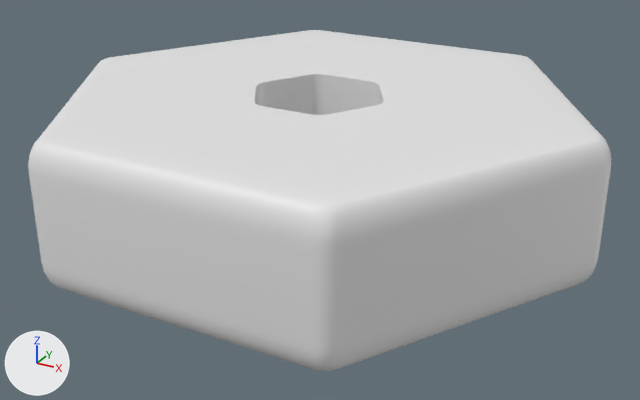
Two versions of the FBX model Assets/StackItUp/Art/Models/Stack5/1.fbx, one commit apart.
One viewpoint serves both versions: a 50 mm camera at (2.14, -3.87, 5.74) aimed at (0.05, -0.07, 3.84). The axes (+X, +Y, +Z) are drawn at lower left. The lights are the same throughout. Vertices at the same position are counted once.
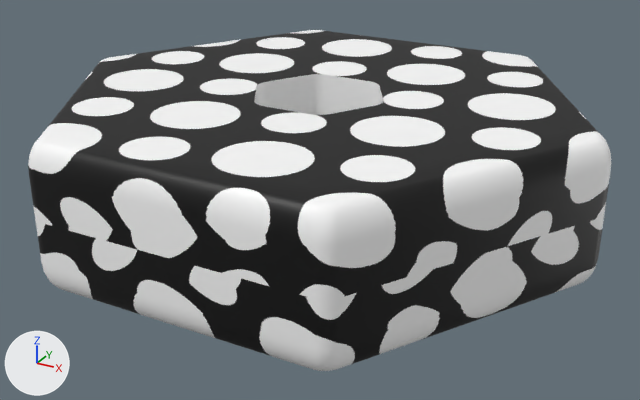
Diff of the bpy script that builds the scene:
```diff
--- a/Assets/StackItUp/Art/Models/Stack5/1.fbx.py
+++ b/Assets/StackItUp/Art/Models/Stack5/1.fbx.py
@@ img_dot_pattern_png @@
+img_dot_pattern_png = load_image('dot-pattern.png', '../../../../Assets/Textures/dot-pattern.png', 1024, 1024, 'sRGB')
@@ mat_material @@
+mat_material = principled_material('Material')
+mat_material.texture = img_dot_pattern_png
@@ me_torus_005 @@
 # used by ob_torus_005; location = (0.0, 0.0, 4.044); rotation_euler = (1.571, 0.0, 0.0), in degrees (90, 0, 0); scale = (0.01, 0.01, 0.01)
-me_torus_005.from_pydata(...)  # 972 vertices, 972 faces; spans x -149.0..149.0, y -37.0..37.0, z -131.0..131.0
+me_torus_005.from_pydata(...)  # 1008 vertices, 1008 faces; spans x -149.0..149.0, y -37.0..37.0, z -131.0..131.0
+# me_torus_005 part 1
+# 36 faces are deleted
+# 36 new vertices lie (0.0, -22.0, 0.0) away from vertices in x -149.0..149.0, y 22.0, z -131.0..131.0
+# 72 new faces join them
+# me_torus_005 part 2: 936 faces spanning x -149.0..149.0, y -37.0..37.0, z -131.0..131.0 switch from no material to mat_material (picture img_dot_pattern_png)
```

Location of each change, [x1, y1, x2, y2] in pixels of the pictures (640 x 400 px):
part 1 of me_torus_005, built on
    both: [29, 170, 611, 349]
part 2 of me_torus_005, recoloured
    both: [28, 30, 611, 371]
